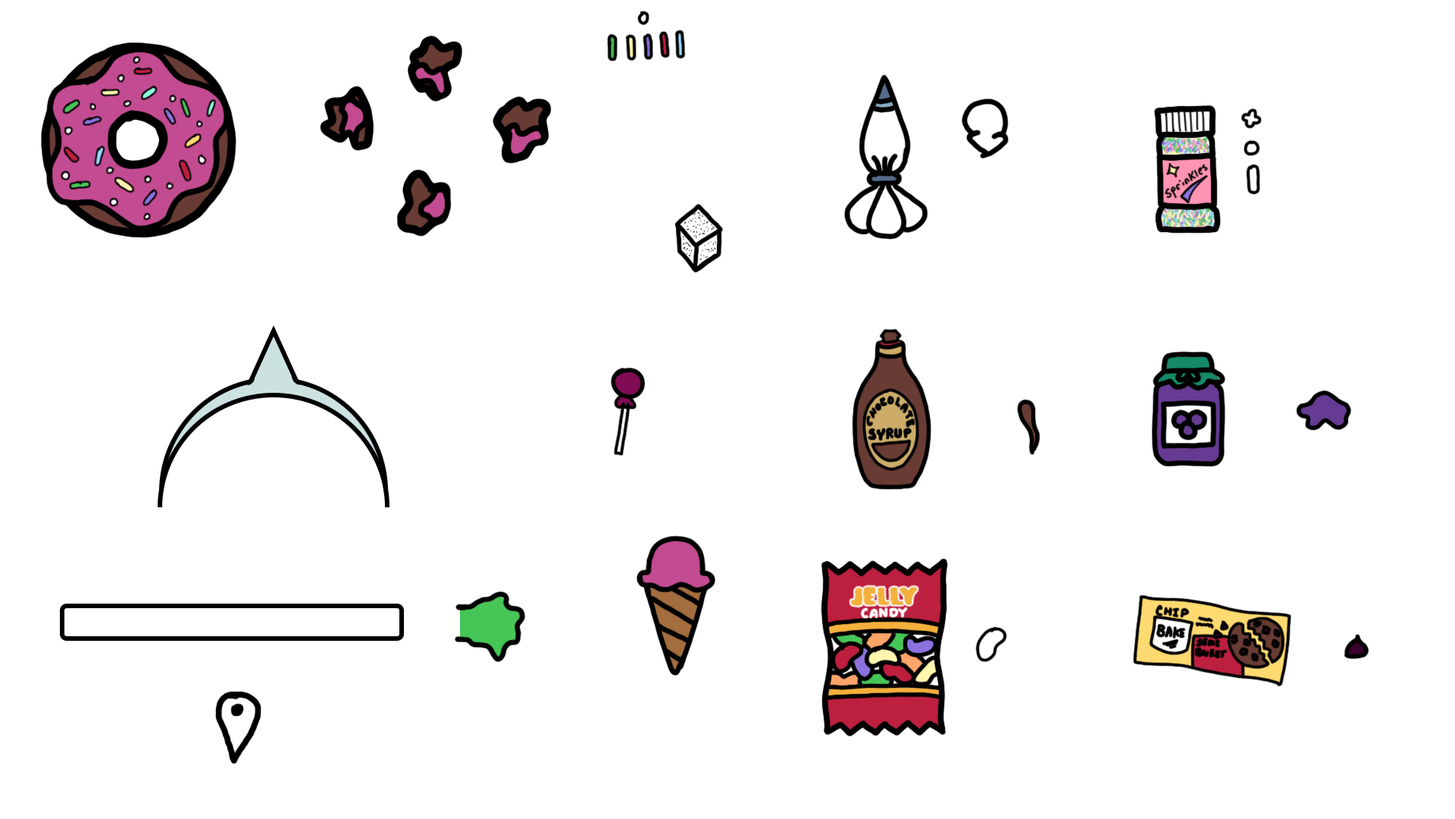
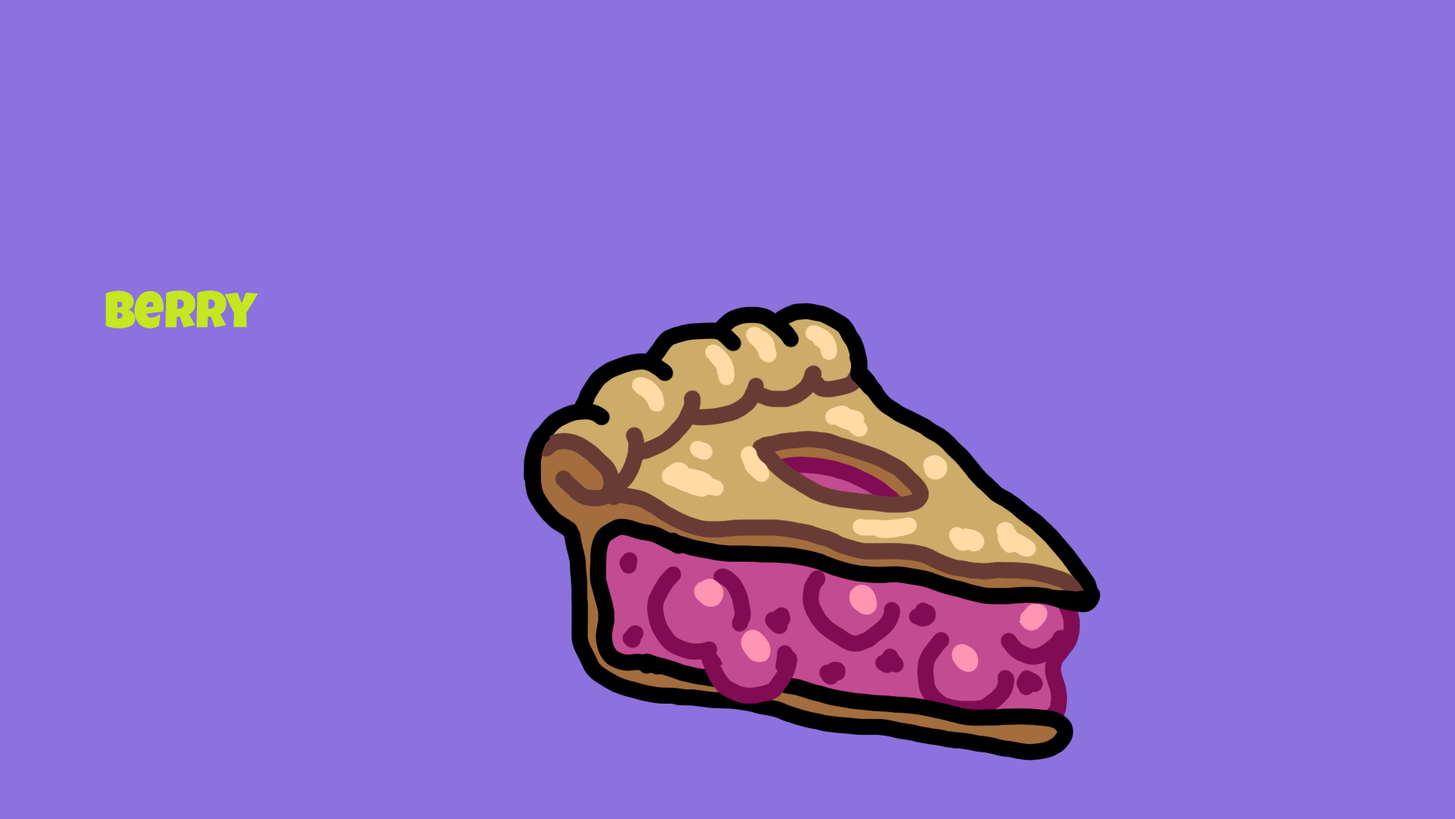
Layers edited between the first and the second 1455x819 image:
added group "Pie Boss" with 11 layers above "TestDummy" over <box>0,0,1455,819</box>
added layer "Text" in group "Pie Boss" over <box>105,290,259,329</box>
added layer "Splash Screen" in group "Pie Boss" over <box>523,302,1102,761</box>
added layer "Splas BG" in group "Pie Boss" over <box>0,0,1455,819</box>
added layer "Pie Boss Detail Outline" in group "Pie Boss" over <box>226,189,435,571</box>
added layer "Pie Boss Detail Color" in group "Pie Boss" over <box>256,44,1294,561</box>
added layer "Pie Boss Outline" in group "Pie Boss" over <box>119,168,1229,627</box>
added layer "Pie Boss Color" in group "Pie Boss" over <box>131,180,1141,613</box>
added layer "Pie Boss Under Detal Outline" in group "Pie Boss" over <box>214,321,677,589</box>
added layer "Pie Boss Under Detail Color" in group "Pie Boss" over <box>193,308,666,584</box>
hid "Objects" over <box>40,10,1370,765</box>
